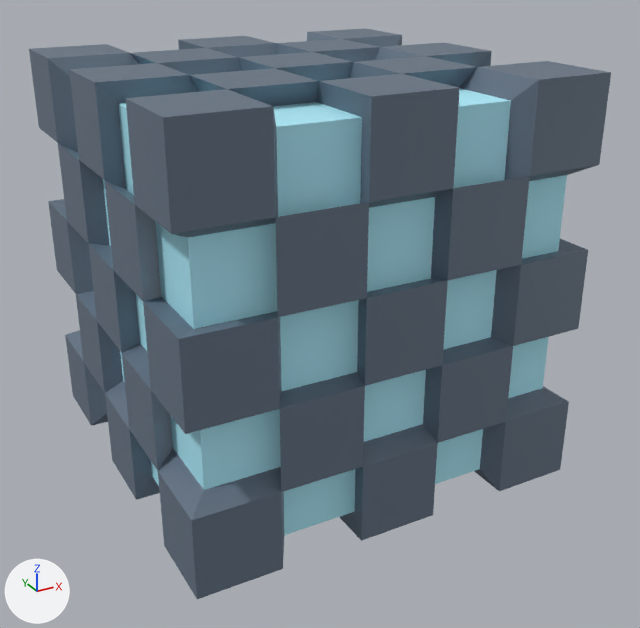
One commit to the FBX model MyProject/Content/FBX/Village/Carolyn/cube2.fbx: the scene before it, then after it.
The view is the same before and after, from a 50 mm lens placed at (-0.52, -1.011, 0.419), pointed at (0.014, -0.04, -0.066). Lighting does not change. The marker at lower left points along +X, +Y and +Z. Where no turn or scale is listed for an object, it has been applied to the vertices. Vertices at the same position are counted once.
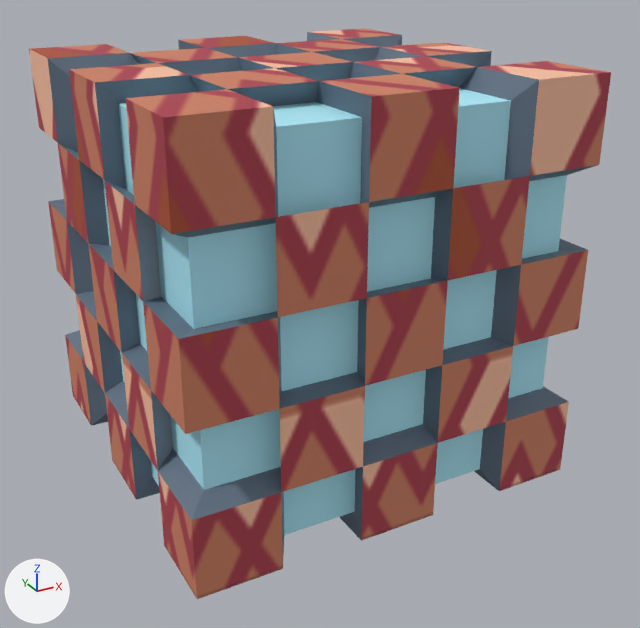
The change, as a list of edits to the scene's bpy script:
```text
Add img_textures2_png:
    img_textures2_png = load_image('textures2.png', 'textures2.png', 512, 512, 'sRGB')
Add mat_cube_texture3:
    mat_cube_texture3 = principled_material('cube_texture3')
    mat_cube_texture3.texture = img_textures2_png  # with its transparency
    mat_cube_texture3.roughness = 0.749
Change me_mesh:
    where me_mesh.from_pydata(...)  # 296 vertices, 390 faces; spans x -0.266..0.266, y -0.266..0.266, z -0.266..0.266
    used by ob_pcube5; location = (0.0, 0.0, 0.0)
    me_mesh part 1: 78 of the faces centred in x -0.266..0.266, y -0.266..0.266, z -0.266..0.266 switch from mat_sphere_texture1 (blue #637282) to mat_cube_texture3 (picture img_textures2_png)
```

Changed parts and their boxes (x1, y1, x2, y2) in the pictures (640 x 628 px):
part 1 of me_mesh, recoloured (blue to brown)
    both: (29, 28, 611, 599)
